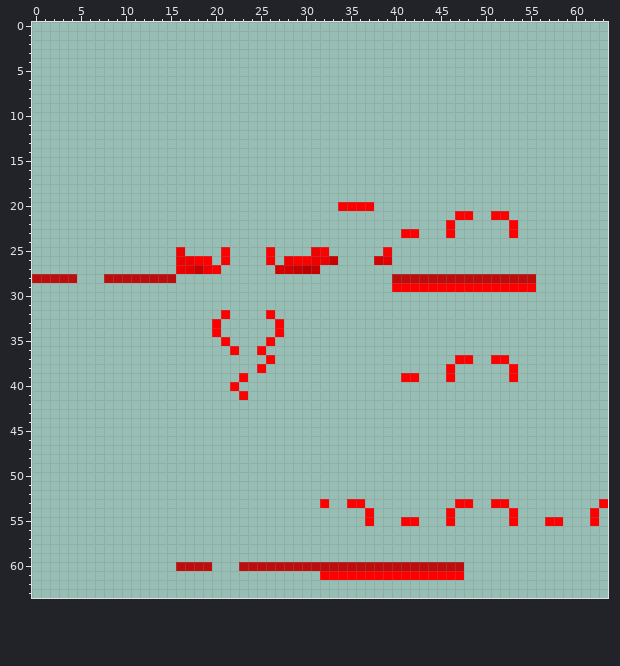
Edited in one commit: pixel-art sprite (src/main/resources/assets/kamenridercraft/textures/armor/neo_alpa_glowmask.png). Above, as it was before the edit.
The file is 64x64 pixels. The old version is drawn lined up with the new one.
Once edited:
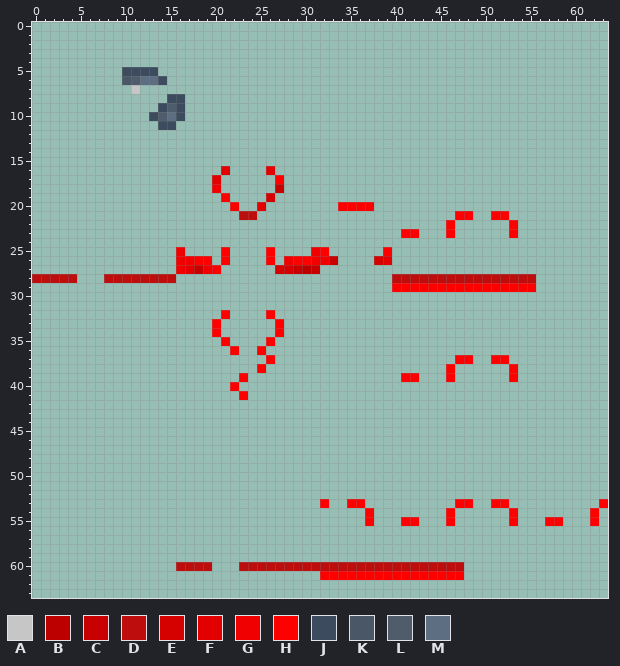
Palette (. is transparent): A #c6c6c6  B #bc0000  C #c80000  D #bd0d0d  E #d50000  F #e20000  G #f00000  H #ff0000  J #3c4b5d  K #495766  L #4e5c6c  M #5d6e82
The exact change:
drawings rearranged on the sheet (the old picture shows each at its new place; 2 dropped ones are not shown)
The author put colour A in row 7 at x 11.
The author put colour C in row 18 at x 27.
The author put colour D in row 21 at x 23 to 24.
The author put colour E in row 19 at x 26.
The author put colour F in row 16 at x 21 and 26; in row 17 at x 20; in row 20 at x 25.
The author put colour G in row 18 at x 20.
The author put colour H in row 17 at x 27; in row 19 at x 21; in row 20 at x 22.
The author put colour J in row 5 at x 10 to 13; in row 6 at x 14; in row 8 at x 15 to 16; in row 9 at x 14 and 16; in row 10 at x 13 and 16; in row 11 at x 14 to 15.
The author put colour K in row 6 at x 10.
The author put colour L in row 6 at x 11; in row 9 at x 15; in row 10 at x 14.
The author put colour M in row 6 at x 12 to 13; in row 10 at x 15.
Boxes around the changes in both pictures, in picture pixels (x1, y1, x2, y2):
added: (122, 67, 185, 130)
added: (212, 166, 284, 220)
